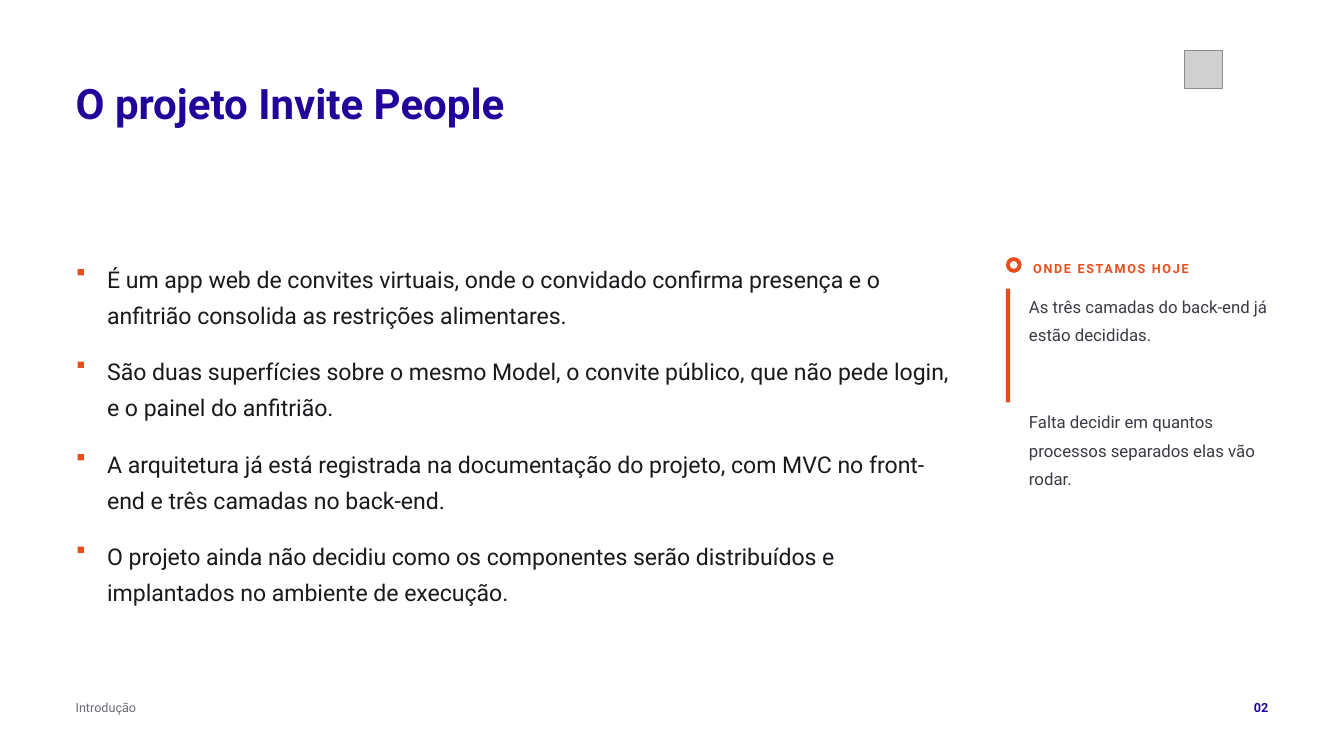
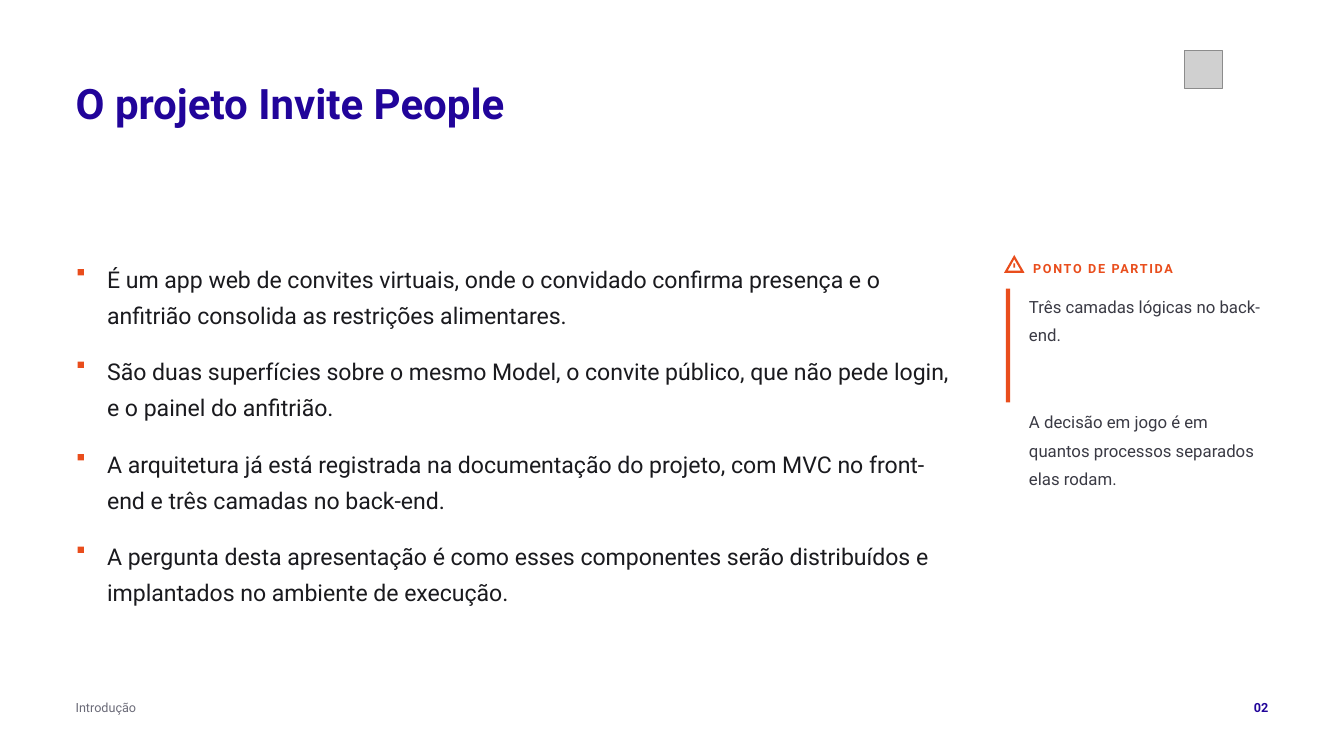
Before and after one commit to tcpassos/invite-app, a slide deck: slide 2 of trabalhos/T1-Docker-Invite-People.pptx. Drawn at 1344x756 pixels with LibreOffice and Linux fonts; fonts in the diff are those of the drawing; grey boxes stand for pictures. Boxes give left, top, right and bottom in pixels: in the first picture for what was removed or moved away, otherwise in the second. Text is boxed around its words. In the diff, an @@ line names an element or a change of style, - is before the commit and + after.

```diff
--- a/trabalhos/T1-Docker-Invite-People.pptx
+++ b/trabalhos/T1-Docker-Invite-People.pptx
@@ triangle at box(1006, 257, 1023, 272): donut to triangle; fill #E94D1C to none; outline none to #E94D1C 1.5 pt @@
@@ rectangle added at box(1013, 263, 1015, 267), fill #E94D1C @@
@@ text at box(1033, 258, 1268, 278): text changed @@
-ONDE ESTAMOS HOJE
+PONTO DE PARTIDA
@@ text at box(1029, 300, 1260, 485): text changed @@
-As três camadas do back-end já estão decididas.
-Falta decidir em quantos processos separados elas vão rodar.
+Três camadas lógicas no back-end.
+A decisão em jogo é em quantos processos separados elas rodam.
@@ text at box(107, 547, 928, 606): text changed @@
-O projeto ainda não decidiu como os componentes serão distribuídos e implantados no ambiente de execução.
+A pergunta desta apresentação é como esses componentes serão distribuídos e implantados no ambiente de execução.
```
Also in this commit, not shown: 3 other slides changed, 7 other files.
